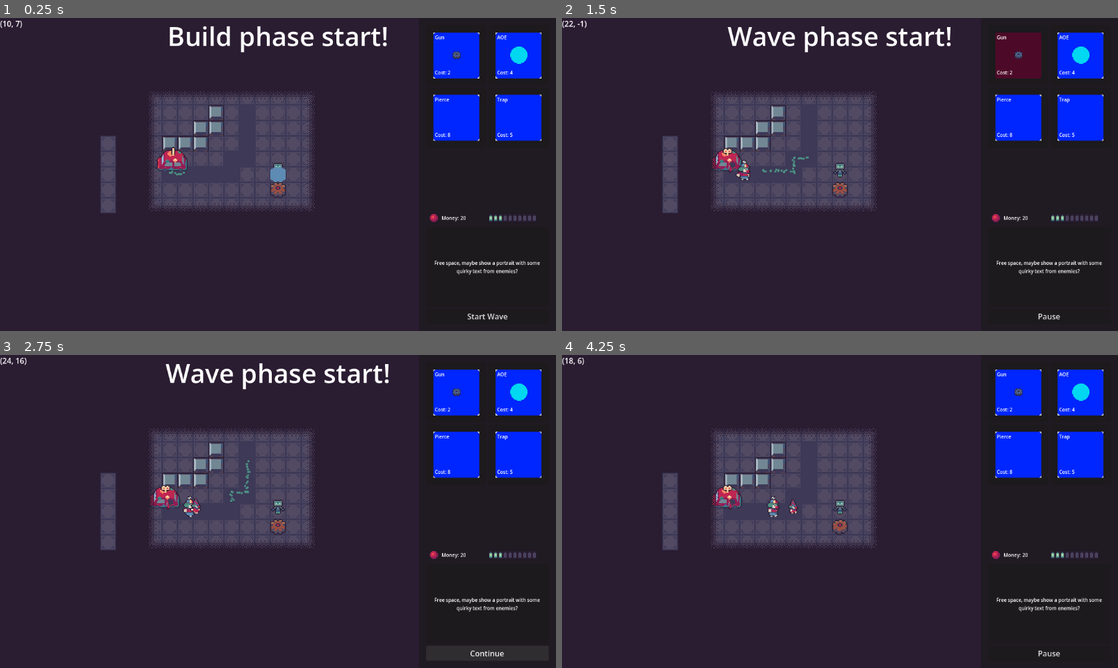
Above: before the commit, frames 1-4 (two rows, left to right).
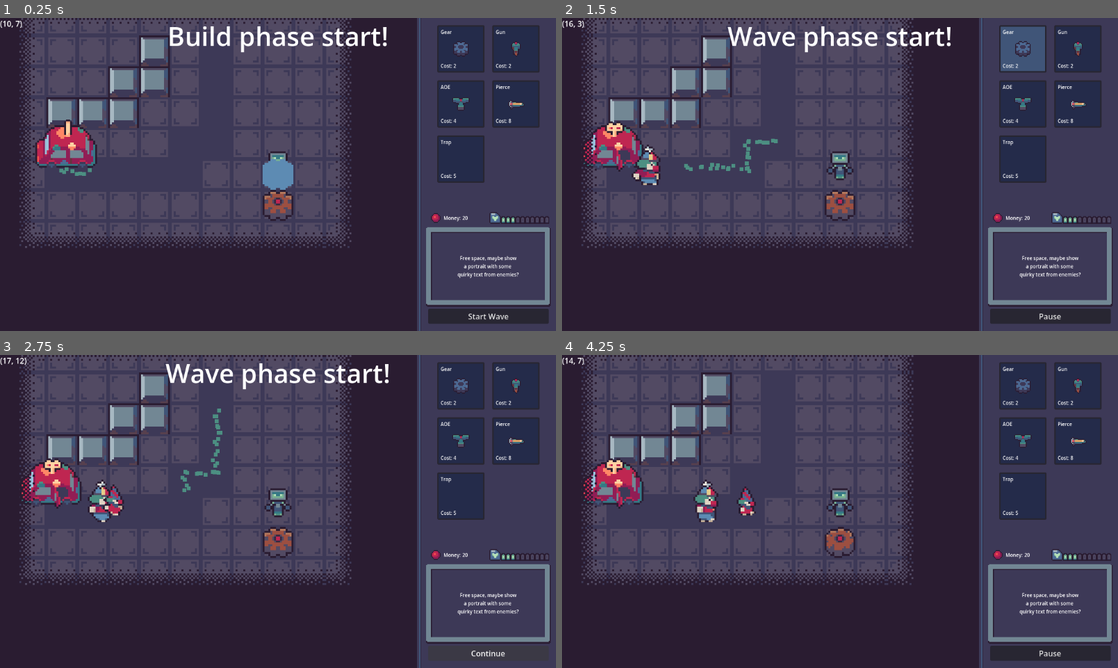
Above: after the commit, the same moments.

Repository: aughckt/spin-to-win
Game: Godot game, scene res://structure/meta/level_manager.tscn
Same seed, same stepped clock (60 frames per second), same inputs: the game is played once before the commit and once after it. The engine's default icon, where the game draws it, is replaced by a stand-in: a white triangle on a blue panel in a dark square.
Inputs (mouse positions are in pixels of both pictures, inside the frame that each line leads up to):
- Up to frame 1 (0.25 s): no input
- Up to frame 2 (1.5 s): click "Start Wave" at 0.5 s; click (1017, 55) at 1.27 s
- Up to frame 3 (2.75 s): click "Pause" at 2 s
- Up to frame 4 (4.25 s): click "Continue" at 2.75 s; move the mouse to (962, 495) at 3.52 s; hold D (right) from 3.53 s (still down); hold E (interact) from 3.53 s (still down); click (962, 495) at 3.67 s

The runs differ from the first frame. In frame 1, 53% of the frame differs, in the area x 3-100%, y 0-100%; in frame 2, 53%; in frame 3, 53%; in frame 4, 54%, in the area x 1-100%, y 0-100%.

Commit message:
further improve ui

Diff:
--- a/environment/environment.gd
+++ b/environment/environment.gd
@@ -506,7 +506,7 @@
 	else:
 		tower_data = data
 
-	print("Selected tower %s" % ("none" if tower_data == null else tower_data.name))
+	print("Selected tower %s" % ("gear" if tower_data == null else tower_data.name))
 	build_visual.set_data(tower_data)
 
 
--- a/environment/environment.tscn
+++ b/environment/environment.tscn
@@ -11,9 +11,9 @@
 [ext_resource type="PackedScene" uid="uid://u80uaujktp7f" path="res://ui/hud.tscn" id="6_ehb6n"]
 [ext_resource type="Resource" uid="uid://bvmp6r3hgihgj" path="res://towers/tower_data/gun_tower_data.tres" id="6_vh8kr"]
 [ext_resource type="Resource" uid="uid://cu1kljx46m1sk" path="res://towers/tower_data/aoe_tower_data.tres" id="7_nmo3v"]
-[ext_resource type="Resource" uid="uid://bijgk52a2m82k" path="res://towers/tower_data/pierce_tower.tres" id="9_3g2c1"]
+[ext_resource type="Resource" uid="uid://bijgk52a2m82k" path="res://towers/tower_data/pierce_tower_data.tres" id="9_3g2c1"]
 [ext_resource type="PackedScene" uid="uid://ds63alic0g0b8" path="res://ui/build_visual.tscn" id="9_6qvha"]
-[ext_resource type="Resource" uid="uid://d1jl6epjci7s5" path="res://towers/tower_data/trap_tower.tres" id="10_h6u84"]
+[ext_resource type="Resource" uid="uid://d1jl6epjci7s5" path="res://towers/tower_data/trap_tower_data.tres" id="10_h6u84"]
 [ext_resource type="PackedScene" uid="uid://df7g5g3wu15n1" path="res://player/player.tscn" id="10_te1ty"]
 
 [sub_resource type="Resource" id="Resource_a0onh"]
--- a/player/player.tscn
+++ b/player/player.tscn
@@ -29,6 +29,7 @@
 
 [sub_resource type="ShaderMaterial" id="ShaderMaterial_g6k8r"]
 shader = ExtResource("1_g1dw6")
+shader_parameter/frames_y = 0
 
 [sub_resource type="AtlasTexture" id="AtlasTexture_g6k8r"]
 atlas = ExtResource("3_qjkh3")
@@ -323,7 +324,6 @@
 shape = SubResource("CircleShape2D_klfgw")
 
 [node name="Camera2D" type="Camera2D" parent="." unique_id=854915160 node_paths=PackedStringArray("player")]
-zoom = Vector2(0.5, 0.5)
 script = ExtResource("6_boad6")
 player = NodePath("..")
 
--- a/structure/levels/level_aoe_intro.tscn
+++ b/structure/levels/level_aoe_intro.tscn
@@ -2,12 +2,13 @@
 
 [ext_resource type="PackedScene" uid="uid://b04sr3oh5d0f3" path="res://structure/levels/template_level.tscn" id="1_siism"]
 [ext_resource type="Resource" uid="uid://d1d1i0v27fv7e" path="res://structure/levels/wave_data_test.tres" id="2_5qrxn"]
+[ext_resource type="PackedScene" uid="uid://2aihi36nsg0w" path="res://environment/spawn_point.tscn" id="3_hoaov"]
 
 [node name="TemplateLevel" unique_id=251983101 instance=ExtResource("1_siism")]
 waves = Array[Array]([[ExtResource("2_5qrxn")]])
 
-[node name="SpawnPoint1" parent="SpawnPointContainer" parent_id_path=PackedInt32Array(1156764314) index="0" unique_id=1971849226]
-position = Vector2(288, 608)
+[node name="SpawnPoint" parent="SpawnPointContainer" parent_id_path=PackedInt32Array(1156764314) index="0" unique_id=1691155891 instance=ExtResource("3_hoaov")]
+position = Vector2(289, 546)
 
 [node name="Terrain" parent="Environment" parent_id_path=PackedInt32Array(123182581) index="1" unique_id=1643969889]
 tile_map_data = PackedByteArray("AAAAAAAAAAAHAAAAAAAAAAEAAAAHAAAAAAAAAAIAAAAHAAAAAAAAAAMAAAAHAAAAAAAAAAQAAAAHAAAAAAAAAA …(2160 unchanged characters)…
--- a/towers/tower_data/aoe_tower_data.tres
+++ b/towers/tower_data/aoe_tower_data.tres
@@ -1,25 +1,15 @@
 [gd_resource type="Resource" script_class="TowerData" format=3 uid="uid://cu1kljx46m1sk"]
 
+[ext_resource type="Texture2D" uid="uid://bt6osraa324xe" path="res://towers/aoe_tower/Megaphone_icon.png" id="1_n3jp2"]
 [ext_resource type="PackedScene" uid="uid://cyeody7hgvmcf" path="res://towers/aoe_tower/aoe_tower.tscn" id="2_hxcat"]
 [ext_resource type="Script" uid="uid://b55436prbbuts" path="res://towers/tower_data.gd" id="3_8a2hw"]
-
-[sub_resource type="Gradient" id="Gradient_xbw31"]
-offsets = PackedFloat32Array(0, 0.53614455, 0.5481928)
-colors = PackedColorArray(0, 0.84313726, 0.94509804, 1, 0, 0.84313726, 0.94509804, 1, 0, 0, 0, 0)
-
-[sub_resource type="GradientTexture2D" id="GradientTexture2D_6qvha"]
-gradient = SubResource("Gradient_xbw31")
-width = 32
-height = 32
-fill = 1
-fill_from = Vector2(0.5, 0.5)
 
 [resource]
 script = ExtResource("3_8a2hw")
 cost = 4
 scene = ExtResource("2_hxcat")
 name = "AOE"
-icon = SubResource("GradientTexture2D_6qvha")
+icon = ExtResource("1_n3jp2")
 shot_delay_sec = 1.0
 damage = 25
 metadata/_custom_type_script = "uid://b55436prbbuts"
--- a/towers/tower_data/gun_tower_data.tres
+++ b/towers/tower_data/gun_tower_data.tres
@@ -1,6 +1,6 @@
 [gd_resource type="Resource" script_class="TowerData" format=3 uid="uid://bvmp6r3hgihgj"]
 
-[ext_resource type="Texture2D" uid="uid://df8fpi67rq44p" path="res://environment/gears/gear.png" id="1_5xedd"]
+[ext_resource type="Texture2D" uid="uid://8cdthvom80cc" path="res://towers/gun_tower/TieShooterIcon.png" id="1_j8smh"]
 [ext_resource type="PackedScene" uid="uid://qyhxr7brjwsw" path="res://towers/gun_tower/gun_tower.tscn" id="2_5jrpd"]
 [ext_resource type="Script" uid="uid://b55436prbbuts" path="res://towers/tower_data.gd" id="3_j53xf"]
 
@@ -9,7 +9,7 @@
 cost = 2
 scene = ExtResource("2_5jrpd")
 name = "Gun"
-icon = ExtResource("1_5xedd")
+icon = ExtResource("1_j8smh")
 shot_delay_sec = 1.0
 damage = 100
 metadata/_custom_type_script = "uid://b55436prbbuts"
--- a/towers/tower_data/pierce_tower.tres
+++ b/towers/tower_data/pierce_tower_data.tres
@@ -1,5 +1,6 @@
 [gd_resource type="Resource" script_class="TowerData" format=3 uid="uid://bijgk52a2m82k"]
 
+[ext_resource type="Texture2D" uid="uid://d17ellqrcdu3e" path="res://towers/pierce_tower/PencilPiercerIcon.png" id="1_1m060"]
 [ext_resource type="PackedScene" uid="uid://d1aburwymhkcn" path="res://towers/pierce_tower/pierce_tower.tscn" id="1_ir7sx"]
 [ext_resource type="Script" uid="uid://b55436prbbuts" path="res://towers/tower_data.gd" id="1_rb85v"]
 
@@ -8,6 +9,7 @@
 cost = 8
 scene = ExtResource("1_ir7sx")
 name = "Pierce"
+icon = ExtResource("1_1m060")
 shot_delay_sec = 1.0
 damage = 100
 metadata/_custom_type_script = "uid://b55436prbbuts"
--- a/ui/health_chunk.tscn
+++ b/ui/health_chunk.tscn
@@ -5,15 +5,14 @@
 [node name="TextureRect2" type="TextureRect" unique_id=49117742]
 custom_minimum_size = Vector2(10, 16)
 custom_maximum_size = Vector2(10, 16)
-anchors_preset = 8
+anchors_preset = 7
 anchor_left = 0.5
-anchor_top = 0.5
+anchor_top = 1.0
 anchor_right = 0.5
-anchor_bottom = 0.5
+anchor_bottom = 1.0
 offset_left = -5.0
-offset_top = -8.0
+offset_top = -16.0
 offset_right = 5.0
-offset_bottom = 8.0
 grow_horizontal = 2
-grow_vertical = 2
+grow_vertical = 0
 texture = ExtResource("1_2x81k")
--- a/ui/hud.gd
+++ b/ui/hud.gd
@@ -15,6 +15,7 @@
 
 signal data_selected (data: TowerData)
 
+@export var health_icon: TextureRect
 @export var health_chunk_parent: HBoxContainer
 var health_chunk_scene: PackedScene = preload("res://ui/health_chunk.tscn")
 var health_chunk_empty: Texture = preload("res://ui/UI_HealthChunk_Empty.png")
@@ -26,7 +27,8 @@
 	start_wave_button.pressed.connect(_on_start_wave_button_pressed)
 
 	for node in health_chunk_parent.get_children():
-		node.queue_free()
+		if node != health_icon:
+			node.queue_free()
 	curr_health = LevelManager.INST.current_hp
 	assert(curr_health <= 10)
 	for i in range(10):
@@ -43,16 +45,19 @@
 			#i want them to be visible in the editor and also im lazy
 			node.queue_free()
 
+	add_tower_data(null) #gear
 	for tower in towers:
+		assert(tower != null)
 		add_tower_data(tower)
 
 func _process(_delta: float) -> void:
 	var new_hp := LevelManager.INST.current_hp
 	if new_hp != curr_health && new_hp >= 0:
 		while new_hp < curr_health:
-			curr_health -= 1
+			#remember that this is effectively 1-indexed because of the icon
 			var trect: TextureRect = health_chunk_parent.get_child(curr_health)
 			trect.texture = health_chunk_empty
+			curr_health -= 1
 
 	health_label.text = str(LevelManager.INST.current_hp)
 	money_label.text = str(Env.INST.budget)
--- a/ui/hud.tscn
+++ b/ui/hud.tscn
@@ -4,10 +4,17 @@
 [ext_resource type="PackedScene" uid="uid://deeabsnpj3v05" path="res://ui/tower_panel.tscn" id="1_rbyyf"]
 [ext_resource type="Theme" uid="uid://ofehi657nfwc" path="res://ui/theme.tres" id="2_276te"]
 [ext_resource type="Texture2D" uid="uid://daf10bu2v4pfp" path="res://ui/nose/nose.png" id="3_en2x2"]
+[ext_resource type="Texture2D" uid="uid://bbl8ngmdf8wf5" path="res://ui/UI_Border.png" id="3_spcu4"]
 [ext_resource type="Texture2D" uid="uid://kv40wvt1fi4w" path="res://ui/temp_health.png" id="4_en2x2"]
 [ext_resource type="Texture2D" uid="uid://dj0x68bdvuxei" path="res://ui/UI_HealthBar_Empty.png" id="6_srpbi"]
 [ext_resource type="Texture2D" uid="uid://rcardjl4llmq" path="res://ui/UI_HealthBar_Full.png" id="7_spcu4"]
 [ext_resource type="PackedScene" uid="uid://bgj5p7ryl1wl8" path="res://ui/health_chunk.tscn" id="8_srpbi"]
+[ext_resource type="Texture2D" uid="uid://dxxvj5oabfxxy" path="res://ui/UI_HealthIcon.png" id="9_ff8ar"]
+[ext_resource type="Texture2D" uid="uid://cffp71ar1hb08" path="res://ui/UI_ScreenBorder_cropped_2x.png" id="11_m0eg6"]
+
+[sub_resource type="StyleBoxTexture" id="StyleBoxTexture_cyw1q"]
+texture = ExtResource("3_spcu4")
+texture_margin_left = 8.0
 
 [sub_resource type="StyleBoxFlat" id="StyleBoxFlat_7ihmi"]
 content_margin_left = 0.0
@@ -21,7 +28,14 @@
 corner_radius_bottom_left = 3
 corner_detail = 5
 
-[node name="HUD" type="Control" unique_id=1114338 node_paths=PackedStringArray("tower_panels", "health_label", "money_label", "start_wave_button", "pause_button", "nose_target", "health_chunk_parent")]
+[sub_resource type="StyleBoxTexture" id="StyleBoxTexture_ff8ar"]
+texture = ExtResource("11_m0eg6")
+texture_margin_left = 12.0
+texture_margin_top = 12.0
+texture_margin_right = 12.0
+texture_margin_bottom = 14.0
+
+[node name="HUD" type="Control" unique_id=1114338 node_paths=PackedStringArray("tower_panels", "health_label", "money_label", "start_wave_button", "pause_button", "nose_target", "health_icon", "health_chunk_parent")]
 layout_mode = 3
 anchors_preset = 15
 anchor_right = 1.0
@@ -30,13 +44,14 @@
 grow_vertical = 2
 mouse_filter = 2
 script = ExtResource("1_en2x2")
-tower_panels = NodePath("PanelContainer/MarginContainer/VBoxContainer/TowerPanels")
+tower_panels = NodePath("PanelContainer/MarginContainer/VBoxContainer/MarginContainer/TowerPanels")
 tower_panel_scene = ExtResource("1_rbyyf")
 health_label = NodePath("PanelContainer/MarginContainer/VBoxContainer/HealthAndMoney/HBoxContainer/Health/HBoxContainer/Label")
 money_label = NodePath("PanelContainer/MarginContainer/VBoxContainer/HealthAndMoney/HBoxContainer/Money/HBoxContainer/Label")
 start_wave_button = NodePath("PanelContainer/MarginContainer/VBoxContainer/StartWaveButton")
 pause_button = NodePath("PanelContainer/MarginContainer/VBoxContainer/PauseButton")
 nose_target = NodePath("PanelContainer/MarginContainer/VBoxContainer/HealthAndMoney/HBoxContainer/Money/HBoxContainer/TextureRect")
+health_icon = NodePath("PanelContainer/MarginContainer/VBoxContainer/HealthAndMoney/HBoxContainer/Health/HealthChunks/HealthIcon")
 health_chunk_parent = NodePath("PanelContainer/MarginContainer/VBoxContainer/HealthAndMoney/HBoxContainer/Health/HealthChunks")
 
 [node name="PanelContainer" type="PanelContainer" parent="." unique_id=518244129]
@@ -48,6 +63,7 @@
 offset_left = -30.0
 grow_horizontal = 0
 grow_vertical = 2
+theme_override_styles/panel = SubResource("StyleBoxTexture_cyw1q")
 
 [node name="MarginContainer" type="MarginContainer" parent="PanelContainer" unique_id=1670239560]
 layout_mode = 2
@@ -61,25 +77,32 @@
 layout_mode = 2
 mouse_filter = 2
 
-[node name="TowerPanels" type="GridContainer" parent="PanelContainer/MarginContainer/VBoxContainer" unique_id=1014919531]
+[node name="MarginContainer" type="MarginContainer" parent="PanelContainer/MarginContainer/VBoxContainer" unique_id=1423326303]
 custom_minimum_size = Vector2(250, 380)
-layout_mode = 2
-mouse_filter = 2
+custom_maximum_size = Vector2(250, 380)
+layout_mode = 2
+
+[node name="TowerPanels" type="GridContainer" parent="PanelContainer/MarginContainer/VBoxContainer/MarginContainer" unique_id=1014919531]
+layout_mode = 2
+size_flags_horizontal = 4
+mouse_filter = 2
+theme_override_constants/h_separation = 16
+theme_override_constants/v_separation = 16
 columns = 2
 
-[node name="TowerPanel" parent="PanelContainer/MarginContainer/VBoxContainer/TowerPanels" unique_id=2114563352 instance=ExtResource("1_rbyyf")]
-layout_mode = 2
-
-[node name="TowerPanel2" parent="PanelContainer/MarginContainer/VBoxContainer/TowerPanels" unique_id=1992502857 instance=ExtResource("1_rbyyf")]
-layout_mode = 2
-
-[node name="TowerPanel3" parent="PanelContainer/MarginContainer/VBoxContainer/TowerPanels" unique_id=2081306274 instance=ExtResource("1_rbyyf")]
-layout_mode = 2
-
-[node name="TowerPanel4" parent="PanelContainer/MarginContainer/VBoxContainer/TowerPanels" unique_id=915984292 instance=ExtResource("1_rbyyf")]
-layout_mode = 2
-
-[node name="TowerPanel5" parent="PanelContainer/MarginContainer/VBoxContainer/TowerPanels" unique_id=1600693671 instance=ExtResource("1_rbyyf")]
+[node name="TowerPanel" parent="PanelContainer/MarginContainer/VBoxContainer/MarginContainer/TowerPanels" unique_id=2114563352 instance=ExtResource("1_rbyyf")]
+layout_mode = 2
+
+[node name="TowerPanel2" parent="PanelContainer/MarginContainer/VBoxContainer/MarginContainer/TowerPanels" unique_id=1992502857 instance=ExtResource("1_rbyyf")]
+layout_mode = 2
+
+[node name="TowerPanel3" parent="PanelContainer/MarginContainer/VBoxContainer/MarginContainer/TowerPanels" unique_id=2081306274 instance=ExtResource("1_rbyyf")]
+layout_mode = 2
+
+[node name="TowerPanel4" parent="PanelContainer/MarginContainer/VBoxContainer/MarginContainer/TowerPanels" unique_id=915984292 instance=ExtResource("1_rbyyf")]
+layout_mode = 2
+
+[node name="TowerPanel5" parent="PanelContainer/MarginContainer/VBoxContainer/MarginContainer/TowerPanels" unique_id=1600693671 instance=ExtResource("1_rbyyf")]
 layout_mode = 2
 
 [node name="HealthAndMoney" type="MarginContainer" parent="PanelContainer/MarginContainer/VBoxContainer" unique_id=242510589]
@@ -191,6 +214,12 @@
 grow_vertical = 2
 theme_override_constants/separation = 0
 
+[node name="HealthIcon" type="TextureRect" parent="PanelContainer/MarginContainer/VBoxContainer/HealthAndMoney/HBoxContainer/Health/HealthChunks" unique_id=1768288327]
+custom_minimum_size = Vector2(24, 24)
+custom_maximum_size = Vector2(24, 24)
+layout_mode = 2
+texture = ExtResource("9_ff8ar")
+
 [node name="TextureRect2" parent="PanelContainer/MarginContainer/VBoxContainer/HealthAndMoney/HBoxContainer/Health/HealthChunks" unique_id=49117742 instance=ExtResource("8_srpbi")]
 layout_mode = 2
 
@@ -230,19 +259,24 @@
 layout_mode = 2
 size_flags_vertical = 3
 
-[node name="PanelContainer" type="PanelContainer" parent="PanelContainer/MarginContainer/VBoxContainer/Control" unique_id=1291061240]
+[node name="ScreenBorder" type="PanelContainer" parent="PanelContainer/MarginContainer/VBoxContainer/Control" unique_id=1291061240]
 layout_mode = 1
 anchors_preset = 15
 anchor_right = 1.0
 anchor_bottom = 1.0
-grow_horizontal = 2
-grow_vertical = 2
-
-[node name="Label" type="Label" parent="PanelContainer/MarginContainer/VBoxContainer/Control/PanelContainer" unique_id=717595009]
-custom_minimum_size = Vector2(250, 0)
-layout_mode = 2
-theme = ExtResource("2_276te")
-text = "Free space, maybe show a portrait with some quirky text from enemies?"
+offset_left = -4.0
+offset_right = 4.0
+grow_horizontal = 2
+grow_vertical = 2
+theme_override_styles/panel = SubResource("StyleBoxTexture_ff8ar")
+
+[node name="Label" type="Label" parent="PanelContainer/MarginContainer/VBoxContainer/Control/ScreenBorder" unique_id=717595009]
+custom_minimum_size = Vector2(196, 0)
+layout_mode = 2
+theme = ExtResource("2_276te")
+text = "Free space, maybe show
+a portrait with some
+quirky text from enemies?"
 horizontal_alignment = 1
 autowrap_mode = 2
 
--- a/ui/tower_panel.gd
+++ b/ui/tower_panel.gd
@@ -10,6 +10,8 @@
 @export var cost_label: Label
 @export var icon_rect: TextureRect
 
+const gear_icon: Texture = preload("res://environment/gears/gear.png")
+
 func _ready() -> void:
 	button.pressed.connect(_on_button_pressed)
 
@@ -18,7 +20,11 @@
 
 func set_tower_data(tdata: TowerData) -> void:
 	data = tdata
-
-	name_label.text = data.name
-	cost_label.text = "Cost: %s" % data.cost
-	icon_rect.texture = data.icon
+	if data != null:
+		name_label.text = data.name
+		cost_label.text = "Cost: %s" % data.cost
+		icon_rect.texture = data.icon
+	else:
+		name_label.text = "Gear"
+		cost_label.text = "Cost: %s" % Env.GEAR_COST
+		icon_rect.texture = gear_icon
--- a/ui/tower_panel.tscn
+++ b/ui/tower_panel.tscn
@@ -3,35 +3,30 @@
 [ext_resource type="Script" uid="uid://0m2njoouexwx" path="res://ui/tower_panel.gd" id="1_4fi7c"]
 [ext_resource type="Texture2D" uid="uid://df8fpi67rq44p" path="res://environment/gears/gear.png" id="1_i6c17"]
 [ext_resource type="Theme" uid="uid://ofehi657nfwc" path="res://ui/theme.tres" id="1_p4yss"]
-[ext_resource type="Texture2D" uid="uid://dcokr0aj4yibe" path="res://ui/ui_test.png" id="2_3fj1x"]
 
-[sub_resource type="StyleBoxTexture" id="StyleBoxTexture_rynoa"]
-texture = ExtResource("2_3fj1x")
-texture_margin_left = 4.0
-texture_margin_top = 4.0
-texture_margin_right = 4.0
-texture_margin_bottom = 4.0
+[sub_resource type="StyleBoxFlat" id="StyleBoxFlat_3fj1x"]
+bg_color = Color(0.14117648, 0.16862746, 0.2901961, 1)
 
 [sub_resource type="StyleBoxFlat" id="StyleBoxFlat_4fi7c"]
 content_margin_left = 4.0
 content_margin_top = 4.0
 content_margin_right = 4.0
 content_margin_bottom = 4.0
-bg_color = Color(0.4287631, 0, 0.1848816, 0.6)
-corner_radius_top_left = 3
-corner_radius_top_right = 3
-corner_radius_bottom_right = 3
-corner_radius_bottom_left = 3
-corner_detail = 5
+bg_color = Color(0.2509804, 0.33333334, 0.47058824, 1)
 
 [node name="TowerPanel" type="Control" unique_id=2114563352 node_paths=PackedStringArray("button", "name_label", "cost_label", "icon_rect")]
-custom_minimum_size = Vector2(125, 125)
+custom_minimum_size = Vector2(98, 98)
+custom_maximum_size = Vector2(98, 98)
 layout_mode = 3
 anchors_preset = 8
 anchor_left = 0.5
 anchor_top = 0.5
 anchor_right = 0.5
 anchor_bottom = 0.5
+offset_left = -62.5
+offset_top = -62.5
+offset_right = 62.5
+offset_bottom = 62.5
 grow_horizontal = 2
 grow_vertical = 2
 mouse_filter = 2
@@ -39,41 +34,63 @@
 button = NodePath("PanelContainer/MarginContainer/Button")
 name_label = NodePath("PanelContainer/MarginContainer/DisplayElements/VBoxContainer/NameLabel")
 cost_label = NodePath("PanelContainer/MarginContainer/DisplayElements/VBoxContainer/CostLabel")
-icon_rect = NodePath("PanelContainer/MarginContainer/DisplayElements/VBoxContainer/Control/TextureRect")
+icon_rect = NodePath("PanelContainer/MarginContainer/DisplayElements/VBoxContainer/TextureRect")
 
 [node name="PanelContainer" type="PanelContainer" parent="." unique_id=993517072]
+custom_minimum_size = Vector2(98, 98)
+custom_maximum_size = Vector2(98, 98)
 layout_mode = 1
-anchors_preset = 15
-anchor_right = 1.0
-anchor_bottom = 1.0
+anchors_preset = 8
+anchor_left = 0.5
+anchor_top = 0.5
+anchor_right = 0.5
+anchor_bottom = 0.5
+offset_left = -45.0
+offset_top = -46.0
+offset_right = 45.0
+offset_bottom = 46.0
 grow_horizontal = 2
 grow_vertical = 2
 mouse_filter = 2
 
 [node name="MarginContainer" type="MarginContainer" parent="PanelContainer" unique_id=1109118059]
+custom_minimum_size = Vector2(96, 96)
+custom_maximum_size = Vector2(96, 96)
 layout_mode = 2
+size_flags_horizontal = 4
+size_flags_vertical = 4
 mouse_filter = 2
-theme_override_constants/margin_left = 15
-theme_override_constants/margin_top = 15
-theme_override_constants/margin_right = 15
-theme_override_constants/margin_bottom = 15
+theme_override_constants/margin_left = 2
+theme_override_constants/margin_top = 2
+theme_override_constants/margin_right = 2
+theme_override_constants/margin_bottom = 2
 
 [node name="Button" type="Button" parent="PanelContainer/MarginContainer" unique_id=1770499033]
+custom_minimum_size = Vector2(92, 92)
+custom_maximum_size = Vector2(92, 92)
 layout_mode = 2
 focus_behavior_recursive = 1
-theme_override_styles/normal = SubResource("StyleBoxTexture_rynoa")
+theme_override_styles/normal = SubResource("StyleBoxFlat_3fj1x")
 theme_override_styles/hover = SubResource("StyleBoxFlat_4fi7c")
 
 [node name="DisplayElements" type="MarginContainer" parent="PanelContainer/MarginContainer" unique_id=2127666886]
+custom_minimum_size = Vector2(92, 92)
+custom_maximum_size = Vector2(92, 92)
 layout_mode = 2
+size_flags_horizontal = 4
+size_flags_vertical = 4
 mouse_filter = 2
-theme_override_constants/margin_left = 3
-theme_override_constants/margin_top = 3
-theme_override_constants/margin_right = 3
-theme_override_constants/margin_bottom = 5
+theme_override_constants/margin_left = 4
+theme_override_constants/margin_top = 4
+theme_override_constants/margin_right = 4
+theme_override_constants/margin_bottom = 4
 
 [node name="VBoxContainer" type="VBoxContainer" parent="PanelContainer/MarginContainer/DisplayElements" unique_id=1843880480]
+custom_minimum_size = Vector2(84, 84)
+custom_maximum_size = Vector2(84, 84)
 layout_mode = 2
+size_flags_horizontal = 4
+size_flags_vertical = 4
 mouse_filter = 2
 theme_override_constants/separation = 0
 
@@ -84,28 +101,29 @@
 theme = ExtResource("1_p4yss")
 text = "Cool Tower"
 
-[node name="Control" type="Control" parent="PanelContainer/MarginContainer/DisplayElements/VBoxContainer" unique_id=911187822]
+[node name="Separator" type="Control" parent="PanelContainer/MarginContainer/DisplayElements/VBoxContainer" unique_id=911187822]
+custom_minimum_size = Vector2(0, 10)
 layout_mode = 2
-size_flags_vertical = 3
+size_flags_horizontal = 4
+size_flags_vertical = 6
 mouse_filter = 2
 
-[node name="TextureRect" type="TextureRect" parent="PanelContainer/MarginContainer/DisplayElements/VBoxContainer/Control" unique_id=1765374855]
+[node name="TextureRect" type="TextureRect" parent="PanelContainer/MarginContainer/DisplayElements/VBoxContainer" unique_id=1765374855]
 texture_filter = 1
-layout_mode = 1
-anchors_preset = 8
-anchor_left = 0.5
-anchor_top = 0.5
-anchor_right = 0.5
-anchor_bottom = 0.5
-offset_left = -24.0
-offset_top = -24.0
-offset_right = 24.0
-offset_bottom = 24.0
-grow_horizontal = 2
-grow_vertical = 2
+custom_minimum_size = Vector2(36, 36)
+custom_maximum_size = Vector2(36, 36)
+layout_mode = 2
 size_flags_horizontal = 4
 mouse_filter = 2
 texture = ExtResource("1_i6c17")
+stretch_mode = 5
+
+[node name="Separator2" type="Control" parent="PanelContainer/MarginContainer/DisplayElements/VBoxContainer" unique_id=1427953220]
+custom_minimum_size = Vector2(0, 10)
+layout_mode = 2
+size_flags_horizontal = 4
+size_flags_vertical = 6
+mouse_filter = 2
 
 [node name="CostLabel" type="Label" parent="PanelContainer/MarginContainer/DisplayElements/VBoxContainer" unique_id=912504147]
 layout_mode = 2
Not shown, changed: Job Factory Monologue.txt
Binary file changed: environment/gears/gear.png
Binary file added: towers/aoe_tower/Megaphone_icon.png
Not shown, added: towers/aoe_tower/Megaphone_icon.png.import
Binary file added: towers/gun_tower/TieShooterIcon.png
Not shown, added: towers/gun_tower/TieShooterIcon.png.import
Binary file added: towers/pierce_tower/PencilPiercerIcon.png
Not shown, added: towers/pierce_tower/PencilPiercerIcon.png.import
Renamed: towers/tower_data/trap_tower.tres -> towers/tower_data/trap_tower_data.tres
Binary file added: ui/UI_Border.png
Not shown, added: ui/UI_Border.png.import
Binary file added: ui/UI_HealthIcon.png
(and 11 more such lines)
